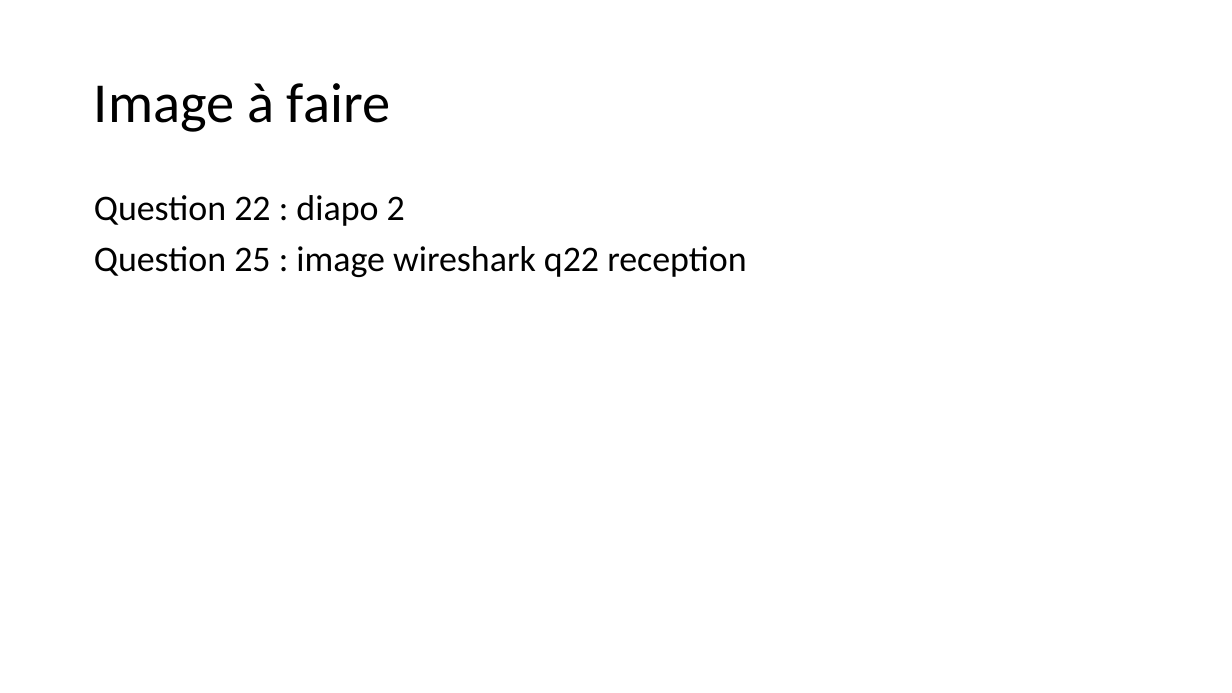
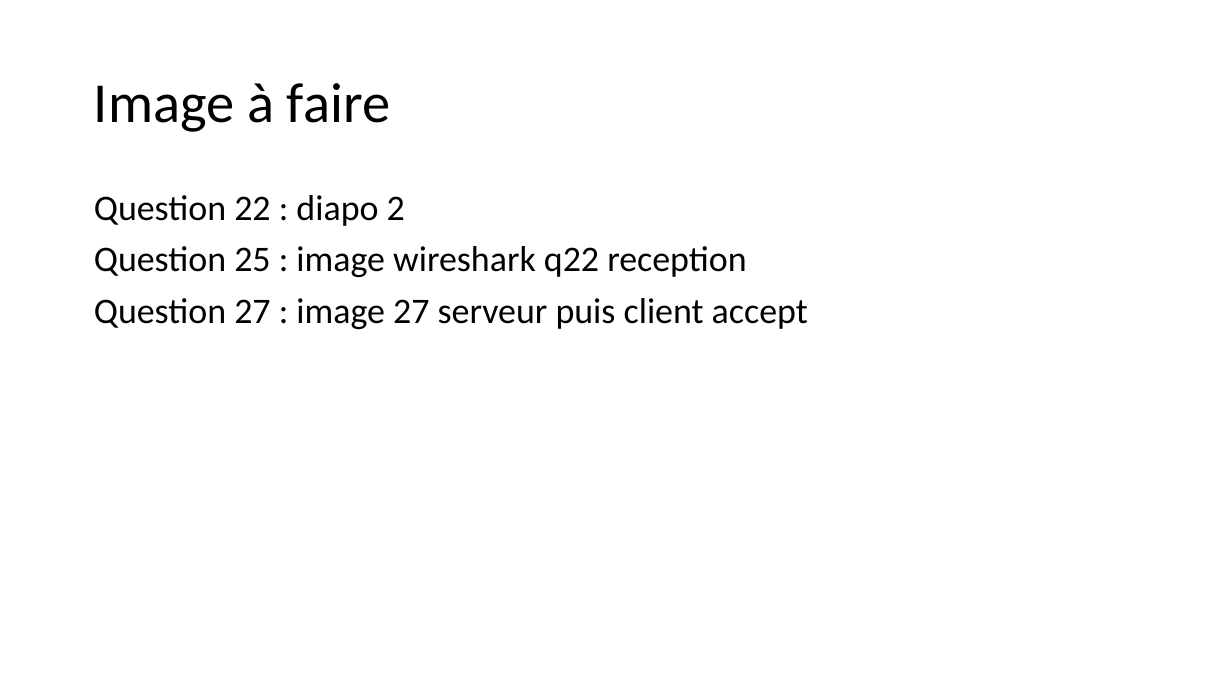
Before and after one commit to DrEtRhI/RE_TP, a slide deck: slide 1 of TP3/Image à faire.pptx. Drawn at 1232x693 pixels with LibreOffice and Linux fonts; fonts in the diff are those of the drawing. Boxes give left, top, right and bottom in pixels: in the first picture for what was removed or moved away, otherwise in the second. Text is boxed around its words. In the diff, an @@ line names an element or a change of style, - is before the commit and + after.

```diff
--- a/TP3/Image à faire.pptx
+++ b/TP3/Image à faire.pptx
@@ text at [94, 298, 808, 329]: paragraph added @@
+Question 27 : image 27 serveur puis client accept
```
Also in this commit, not shown: 1 slide added, 20 other files.
